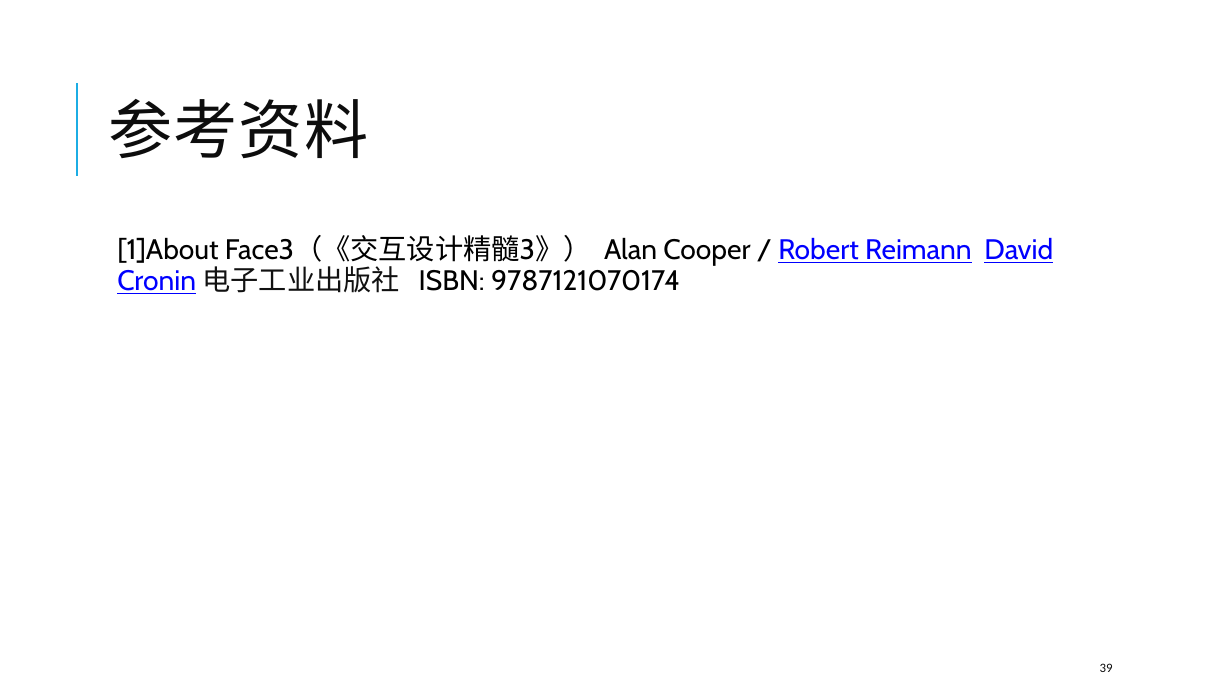
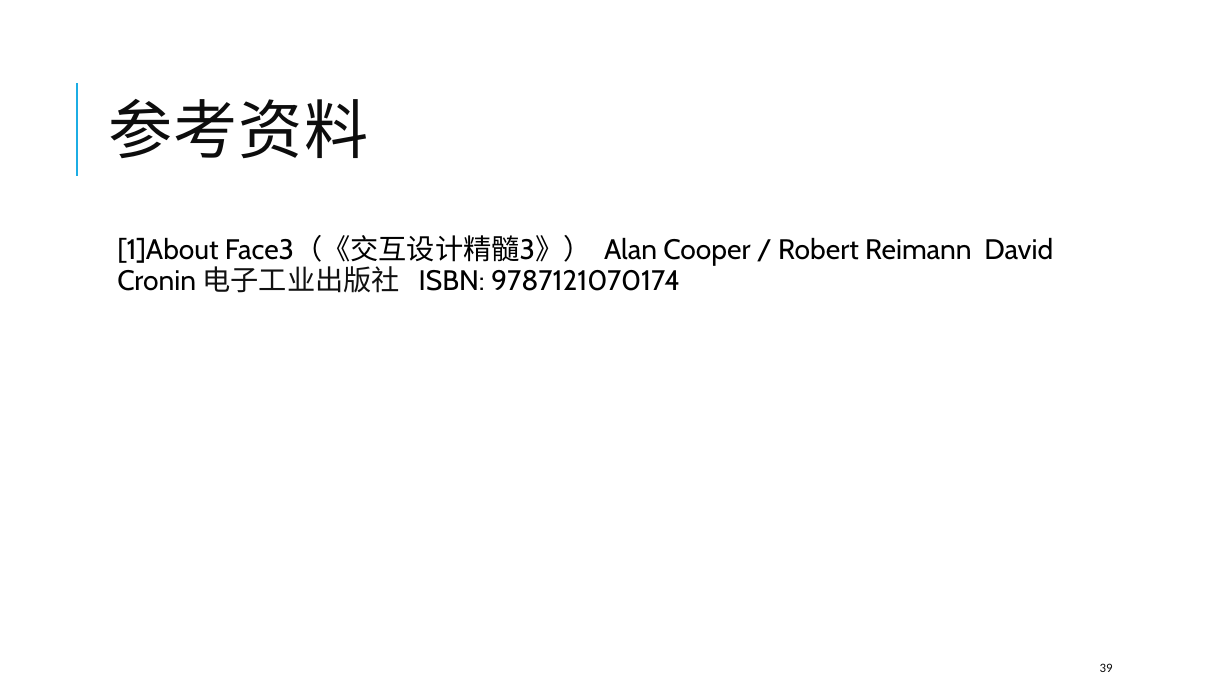
Before and after one commit to SoftwareRequirtmentsG02/Document, a slide deck: slide 39 of PPT/UML/界面原形G02.pptx. Drawn at 1232x693 pixels with LibreOffice and Linux fonts; fonts in the diff are those of the drawing. Boxes give left, top, right and bottom in pixels: in the first picture for what was removed or moved away, otherwise in the second. Text is boxed around its words. In the diff, an @@ line names an element or a change of style, - is before the commit and + after.

```diff
--- a/PPT/UML/界面原形G02.pptx
+++ b/PPT/UML/界面原形G02.pptx
@@ text "[1]About Face3（《交互设计精髓3》） Alan Cooper / ..." at (x1=117, y1=236, x2=1053, y2=293): text colour #0000FF to #000000, underline off in "Robert Reimann David Cronin" @@
```
Also in this commit, not shown: 1 other slide changed.
